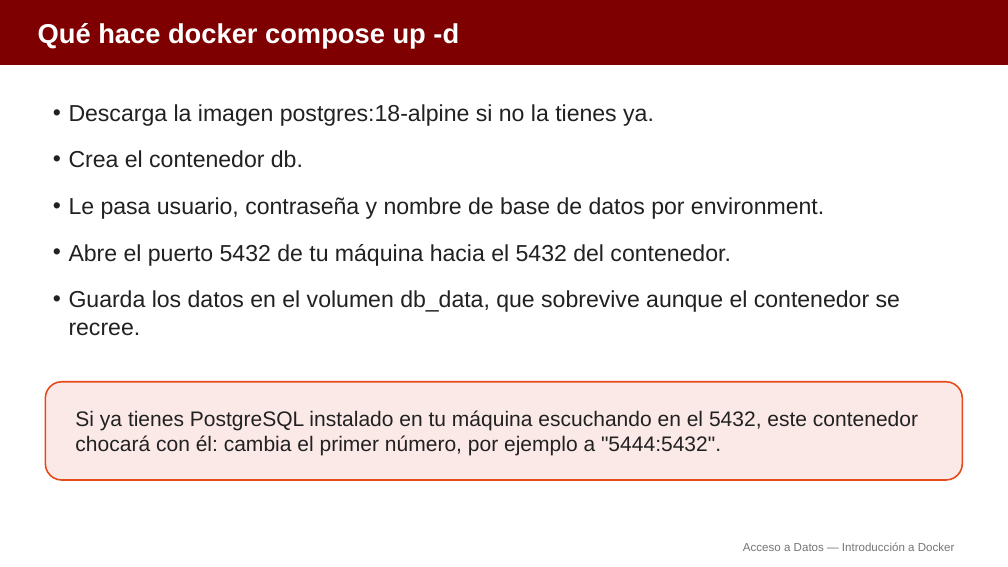
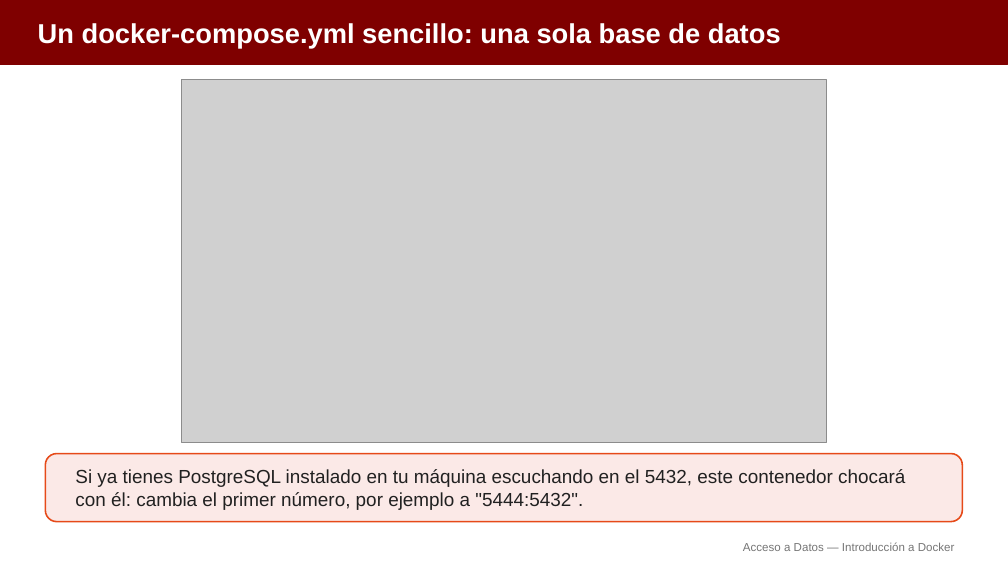
Before and after one commit to aitorventura/acceso-a-datos, a slide deck: slide 12 of docs/tema0/diapositivas/introduccion-docker.pptx (slide 16 before the commit). Drawn at 1008x567 pixels with LibreOffice and Linux fonts; fonts in the diff are those of the drawing; grey boxes stand for pictures. Boxes give left, top, right and bottom in pixels: in the first picture for what was removed or moved away, otherwise in the second. Text is boxed around its words. In the diff, an @@ line names an element or a change of style, - is before the commit and + after.

Commit message:
Añade infografías a Docker y Dev Containers (Tema 0)
Incorpora 12 infografías en los apartados de Introducción a Docker y
Dev Containers, y reorganiza las diapositivas correspondientes:
menos diapositivas, con más apoyo visual.

```diff
--- a/docs/tema0/diapositivas/introduccion-docker.pptx
+++ b/docs/tema0/diapositivas/introduccion-docker.pptx
@@ text at [38,23,781,47]: text changed @@
-Qué hace docker compose up -d
+Un docker-compose.yml sencillo: una sola base de datos
@@ picture added at [181,79,826,442] @@
@@ text removed at [69,104,900,336] @@
-• Descarga la imagen postgres:18-alpine si no la tienes ya.
-• Crea el contenedor db.
-• Le pasa usuario, contraseña y nombre de base de datos por environment.
-• Abre el puerto 5432 de tu máquina hacia el 5432 del contenedor.
-• Guarda los datos en el volumen db_data, que sobrevive aunque el contenedor se recree.
@@ rounded rectangle: place and size @@
-rounded rectangle at [45,382,963,480]
+rounded rectangle at [45,454,963,522]
@@ text "Si ya tienes PostgreSQL instalado ...": place and size @@
-text "Si ya tienes PostgreSQL instalado ..." at [75,410,918,456]
+text "Si ya tienes PostgreSQL instalado ..." at [75,469,905,510]
@@ text "Si ya tienes PostgreSQL instalado ..." at [75,469,905,510]: size 20 to 18 pt @@
```
Also in this commit, not shown: 11 other slides changed, 1 slide added, 6 slides removed, 17 other files.
